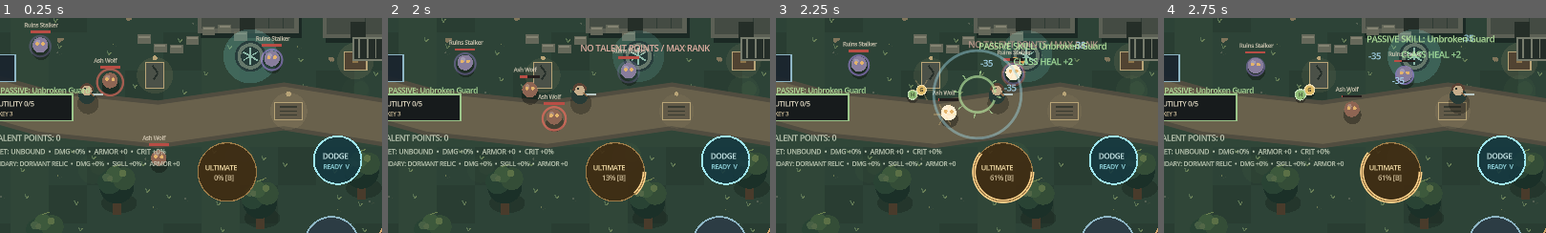
Above: before the commit, frames 1-4 (left to right).
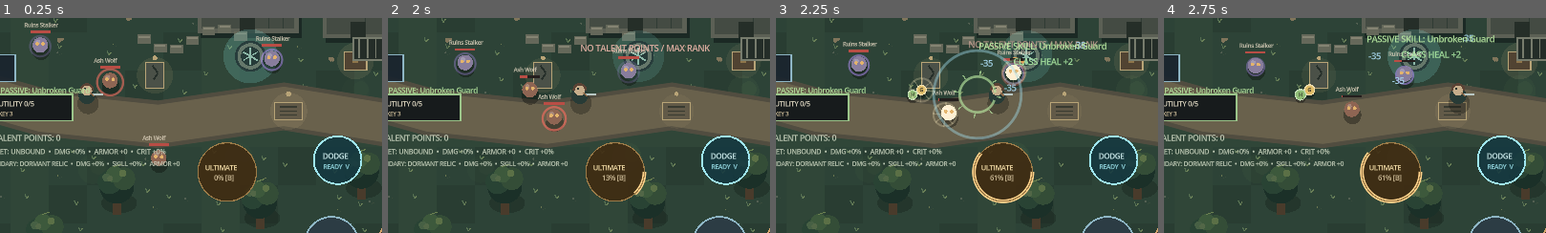
Above: after the commit, the same moments.

Repository: filesgloom-png/ELDERVALE
Game: Godot game, scene res://scenes/main.tscn
Two runs of this game, one before a commit and one after it. Both use one fixed random seed, a clock stepped at 60 frames per second and the inputs below.
Inputs (mouse positions are % of the whole screen's width and height, from its top left):
- Up to frame 1 (0.25 s): no input
- Up to frame 2 (2 s): tap Enter (ui_accept) at 0.5, 0.77 s; move the mouse to (72, 45) at 0.52 s; hold Right (ui_right) 0.53-1.25 s; tap Q at 0.6 s; click (72, 45) at 0.67 s; drag from (30, 55) to (45, 70) at 1.27 s
- Up to frame 3 (2.25 s): move the mouse to (60, 28) at 2.02 s; hold Right (ui_right) from 2.03 s (still down); tap F at 2.1 s
- Up to frame 4 (2.75 s): keep holding Right (ui_right)
The pictures show only the part of the screen within x 39-89%, y 32-82%; the shares and areas given below are measured in that part.

Frames 1-2 are identical in both runs. In frame 3, 0.6% of the frame differs, in the area x 34-66%, y 19-51%; in frame 4, nothing differs.

Commit message:
vfx: sharpen mobile hit impact feedback

Diff:
--- a/scripts/main.gd
+++ b/scripts/main.gd
@@ -2094,12 +2094,15 @@
 				var trail_offset := -direction * float(trail_index + 1) * 12.0
 				draw_line(Vector2(effect["pos"]) + trail_offset, Vector2(effect["pos"]) + trail_offset - direction * 10.0, dodge_color, 5.0 - float(trail_index))
 		elif String(effect["kind"]) == "hit":
-			var hit_color := Color("#ffd58b")
+			var hit_color := Color("#fff0c2")
 			hit_color.a = (1.0 - progress) * 0.95
-			for ray_index in range(6):
-				var ray_angle := TAU * float(ray_index) / 6.0
+			var hit_center: Vector2 = effect["pos"]
+			var hit_radius := 7.0 + progress * 17.0
+			draw_arc(hit_center, hit_radius, 0.0, TAU, 20, hit_color, 2.0, true)
+			for ray_index in range(8):
+				var ray_angle := TAU * float(ray_index) / 8.0 + progress * 0.12
 				var ray_direction := Vector2(cos(ray_angle), sin(ray_angle))
-				draw_line(Vector2(effect["pos"]) + ray_direction * 4.0, Vector2(effect["pos"]) + ray_direction * (10.0 + progress * 13.0), hit_color, 2.0)
+				draw_line(hit_center + ray_direction * 5.0, hit_center + ray_direction * (10.0 + progress * 14.0), hit_color, 2.0)
 		else:
 			var pulse_color := Color("#9fd9e8")
 			pulse_color.a = (1.0 - progress) * 0.72
